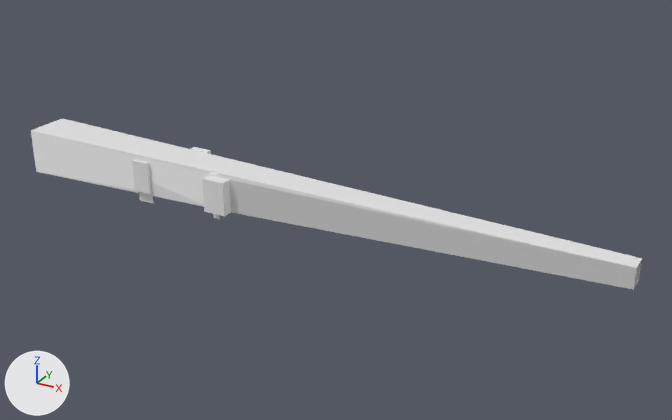
Before and after pictures for a commit that changed the glTF model public/tunnel.glb.
One viewpoint serves both versions: a camera (50 mm lens) standing at (28.4, -29.4, 15.9) and looking at (11.5, 1.3, 0.5). Every picture has the same lights, and +X, +Y and +Z are marked at lower left. Where no turn or scale is listed for an object, it has been applied to the vertices.
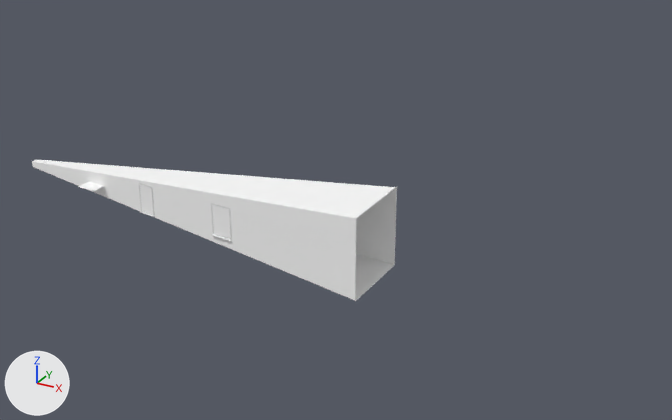
Where the change shows, as pixel boxes (x1, y1, x2, y2) in the pictures (672 x 420 px):
'Cube', deleted: before (31, 118, 642, 290)
'pCube1', added: after (32, 159, 397, 301)
'windowhole', deleted: before (202, 175, 231, 216)
'Cube.002', deleted: before (132, 159, 152, 194)
'open window', moved, turned: before (209, 175, 231, 214); after (211, 203, 232, 241)
'Plane.002', moved, turned, rescaled: before (213, 214, 220, 219); after (78, 182, 104, 191)
'Plane', deleted: before (139, 193, 154, 204)
'right window', moved, turned (not visible before): after (139, 183, 155, 217)
'Cube.004', deleted: before (190, 147, 211, 154)

Edits to the bpy script that builds the scene:
```text
Add mat_standardsurface1:
    mat_standardsurface1 = principled_material('standardSurface1')
    mat_standardsurface1.base_color = (1.0, 1.0, 1.0)  # white #ffffff
    mat_standardsurface1.roughness = 0.553
Add me_mesh:
    me_mesh.from_pydata([(1.7, 1.7, -1.7), (-16.5, 0.1, -0.1), (1.7, 1.7, 1.7), (-16.5, 0.1, 0.1), (1.7, -1.7, 1.7), (-16.5, -0.1, 0.1), (1.7, -1.7, -1.7), (-16.5, -0.1, -0.1), (1.7, 1.8, -1.8), (1.7, 1.8, 1.8), (1.7, -1.8, 1.8), (1.7, -1.8, -1.8)], [], [(0, 2, 3), (0, 3, 1), (2, 4, 5), (2, 5, 3), (4, 6, 7), (4, 7, 5), (6, 0, 1), (6, 1, 7), (2, 0, 8), (2, 8, 9), (4, 2, 9), (4, 9, 10), (6, 4, 10), (6, 10, 11), (0, 6, 11), (0, 11, 8)])
    me_mesh.materials.append(mat_standardsurface1)  # white #ffffff
Remove ob_cube:
    ob_cube = bpy.data.objects.new('Cube', me_cube_001)
    ob_cube.location = (0.0, 0.0, 1.26)
Change ob_open_window:
    ob_open_window.location: (7.37, -0.57, 0.52) -> (7.37, -0.5, -0.75)
    ob_open_window.rotation_euler: (1.571, 0.0, -3.142) -> (1.571, 0.0, 3.051)  # degrees (90, 0, -180) -> degrees (90, 0, 175)
Remove ob_windowhole:
    ob_windowhole = bpy.data.objects.new('windowhole', me_cube_002)
    ob_windowhole.location = (7.31, -1.06, 0.98)
Change ob_right_window:
    ob_right_window.location: (3.37, -1.0, 0.55) -> (3.11, -0.56, -0.72)
    ob_right_window.rotation_euler: (1.571, 0.0, 3.142) -> (1.571, 0.0, 3.036)  # degrees (90, 0, 180) -> degrees (90, 0, 174)
Remove ob_cube_002:
    ob_cube_002 = bpy.data.objects.new('Cube.002', me_cube_004)
    ob_cube_002.location = (3.58, -1.02, 0.75)
Remove ob_plane:
    ob_plane = bpy.data.objects.new('Plane', me_plane)
    ob_plane.location = (3.37, -0.9, 1.02)
Remove ob_cube_004:
    ob_cube_004 = bpy.data.objects.new('Cube.004', me_cube_008)
    ob_cube_004.location = (5.01, 0.96, 2.04)
Change ob_plane_002:
    ob_plane_002.rotation_euler: (1.571, 0.0, 0.0) -> (0.0, 0.0, 0.0)  # degrees (90, 0, 0) -> degrees (0, 0, 0)
    ob_plane_002.scale: (0.303, 1.0, 1.0) -> (1.0, 1.0, 1.0)
    ob_plane_002.location: (7.06, -0.91, 1.04) -> (0.0, 0.0, 0.0)
Add ob_pcube1:
    ob_pcube1 = bpy.data.objects.new('pCube1', me_mesh)
    ob_pcube1.location = (12.17, 0.21, 0.03)
```
